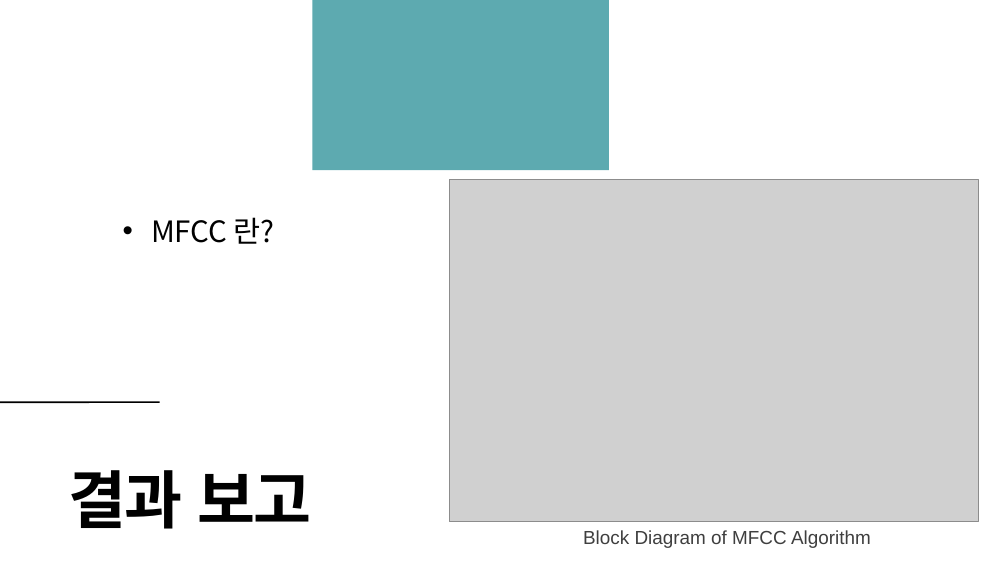
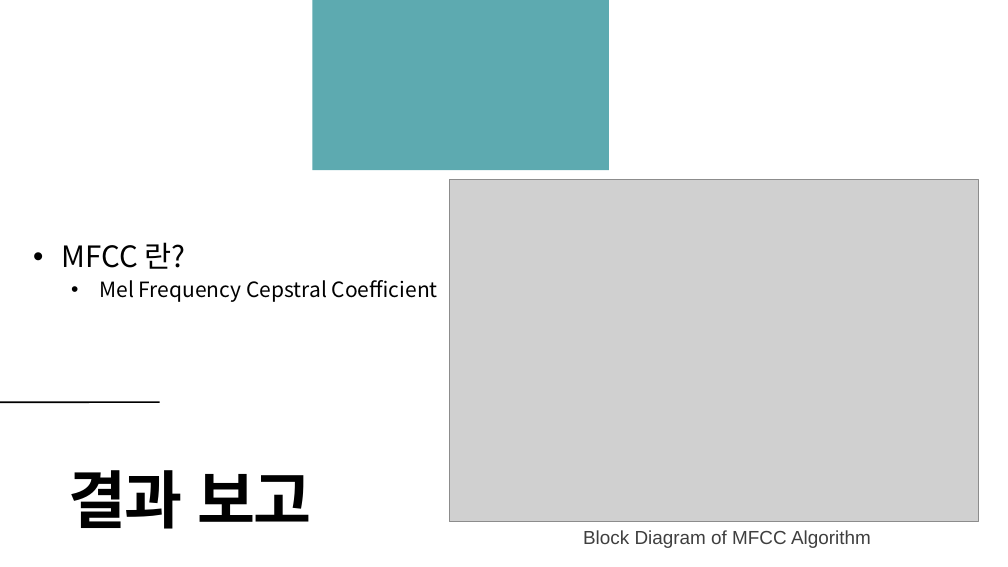
Before and after one commit to TeamPhoneticCode/Report, a slide deck: slide 6 of 2021_졸업과제_1번째_진행보고.pptx. Drawn at 1008x567 pixels with LibreOffice and Linux fonts; fonts in the diff are those of the drawing; grey boxes stand for pictures. Boxes give left, top, right and bottom in pixels: in the first picture for what was removed or moved away, otherwise in the second. Text is boxed around its words. In the diff, an @@ line names an element or a change of style, - is before the commit and + after.

```diff
--- a/2021_졸업과제_1번째_진행보고.pptx
+++ b/2021_졸업과제_1번째_진행보고.pptx
@@ text "MFCC 란?": place and size @@
-text "MFCC 란?" at [151,217,275,244]
+text "MFCC 란?" at [62,242,438,302]
@@ text at [99,280,438,302]: paragraph added @@
+  • Mel Frequency Cepstral Coefficient
```
Also in this commit, not shown: 2 other slides changed.
